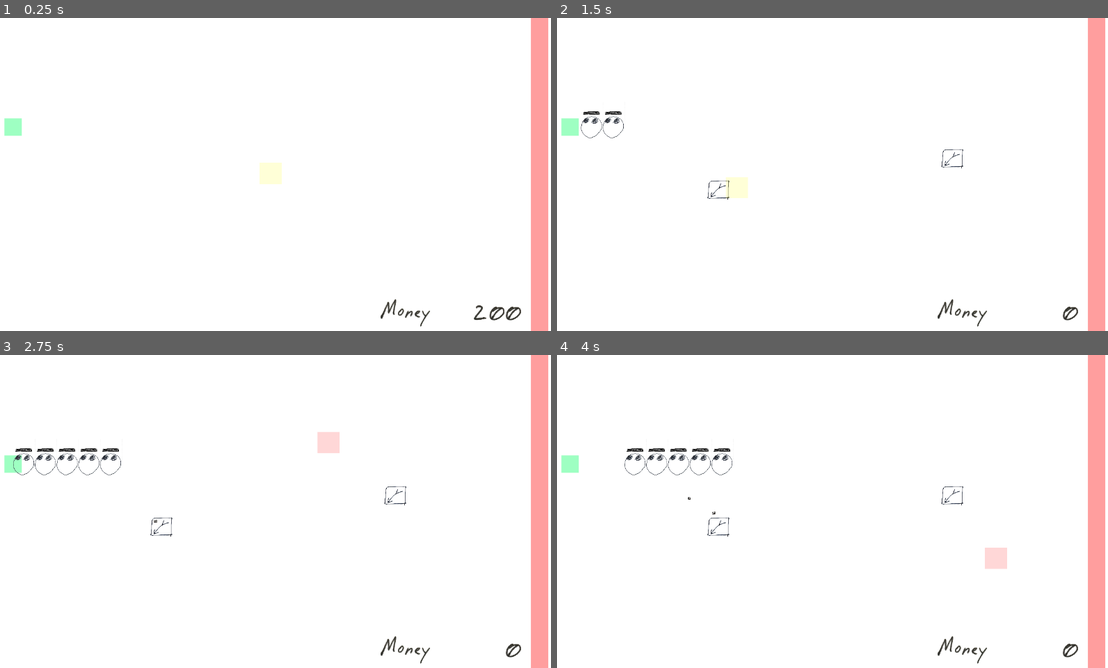
Above: before the commit, frames 1-4 (two rows, left to right).
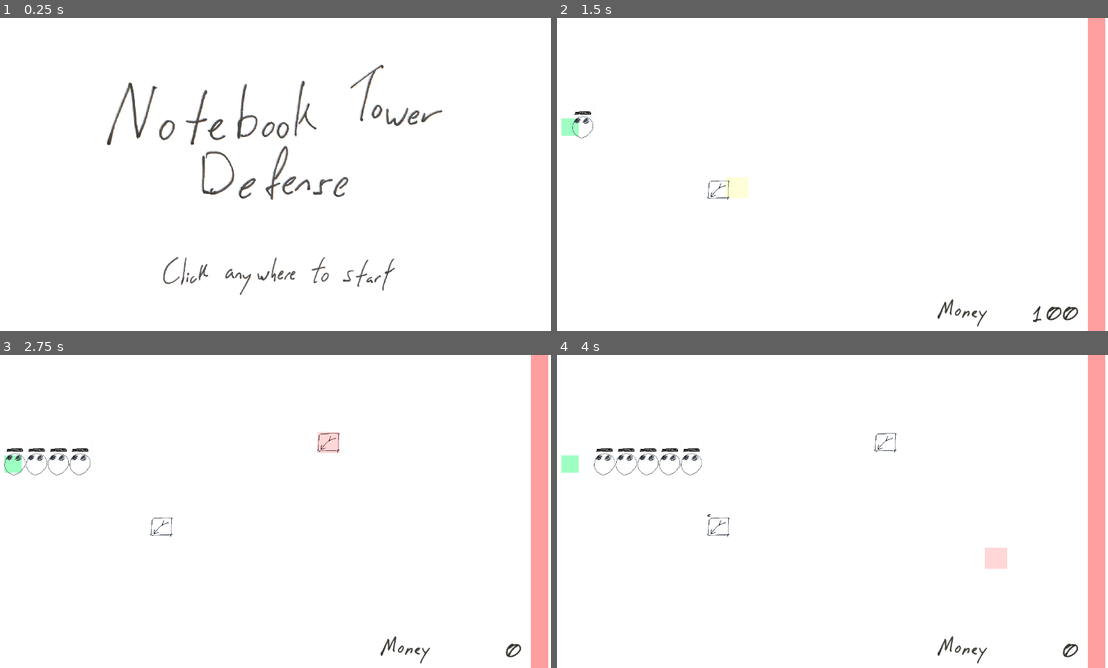
Above: after the commit, the same moments.

Repository: OzuYatamutsu/notebook-tower-defense
Game: Godot game, scene res://levels/StartScreen.tscn
Same seed, same stepped clock (60 frames per second), same inputs: the game is played once before the commit and once after it. Before the commit the project starts from res://levels/test_level.tscn.
Inputs (mouse positions are in pixels of both pictures, inside the frame that each line leads up to):
- Up to frame 1 (0.25 s): no input
- Up to frame 2 (1.5 s): move the mouse to (953, 158) at 0.52 s; click (953, 158) at 0.67 s; move the mouse to (716, 190) at 1.27 s; click (716, 190) at 1.42 s
- Up to frame 3 (2.75 s): move the mouse to (330, 442) at 2.02 s; click (330, 442) at 2.17 s
- Up to frame 4 (4 s): move the mouse to (799, 574) at 2.77 s; click (799, 574) at 2.92 s; move the mouse to (997, 558) at 3.52 s; click (997, 558) at 3.67 s

The runs differ from the first frame. In frame 1, 6.8% of the frame differs, in the area x 0-100%, y 0-100%; in frame 2, 0.4%; in frame 3, 0.7%; in frame 4, 0.8%.

Commit message:
Start screen animation

Diff:
--- a/levels/StartScreen.tscn
+++ b/levels/StartScreen.tscn
@@ -19,6 +19,18 @@
 "update": 0,
 "values": [Vector2(0.5, 0.5), Vector2(0.6, 0.6), Vector2(0.5, 0.5)]
 }
+tracks/1/type = "value"
+tracks/1/imported = false
+tracks/1/enabled = true
+tracks/1/path = NodePath("VBoxContainer/Control/Label:anchor_right")
+tracks/1/interp = 1
+tracks/1/loop_wrap = true
+tracks/1/keys = {
+"times": PackedFloat32Array(0, 0.5, 1),
+"transitions": PackedFloat32Array(1, 1, 1),
+"update": 0,
+"values": [1.0, 0.75, 1.0]
+}
 
 [sub_resource type="Animation" id="Animation_jbsqp"]
 length = 0.001
@@ -33,6 +45,18 @@
 "transitions": PackedFloat32Array(1),
 "update": 0,
 "values": [Vector2(0.5, 0.5)]
+}
+tracks/1/type = "value"
+tracks/1/imported = false
+tracks/1/enabled = true
+tracks/1/path = NodePath("VBoxContainer/Control/Label:anchor_right")
+tracks/1/interp = 1
+tracks/1/loop_wrap = true
+tracks/1/keys = {
+"times": PackedFloat32Array(0),
+"transitions": PackedFloat32Array(1),
+"update": 0,
+"values": [0.75]
 }
 
 [sub_resource type="AnimationLibrary" id="AnimationLibrary_u6biq"]
@@ -67,7 +91,7 @@
 [node name="Title" type="TextureRect" parent="VBoxContainer"]
 layout_mode = 2
 texture = ExtResource("1_f5lrp")
-stretch_mode = 3
+stretch_mode = 5
 
 [node name="Control" type="Control" parent="VBoxContainer"]
 layout_mode = 2
@@ -77,7 +101,7 @@
 layout_mode = 1
 anchors_preset = -1
 anchor_top = 1.0
-anchor_right = 1.0
+anchor_right = 0.75
 anchor_bottom = 2.0
 offset_top = 100.0
 offset_right = 1000.0
--- a/project.godot
+++ b/project.godot
@@ -11,7 +11,7 @@
 [application]
 
 config/name="Notebook Tower Defense"
-run/main_scene="res://levels/test_level.tscn"
+run/main_scene="uid://i7ifmy5nq12p"
 config/features=PackedStringArray("4.4", "GL Compatibility")
 config/icon="res://icon.svg"
 
